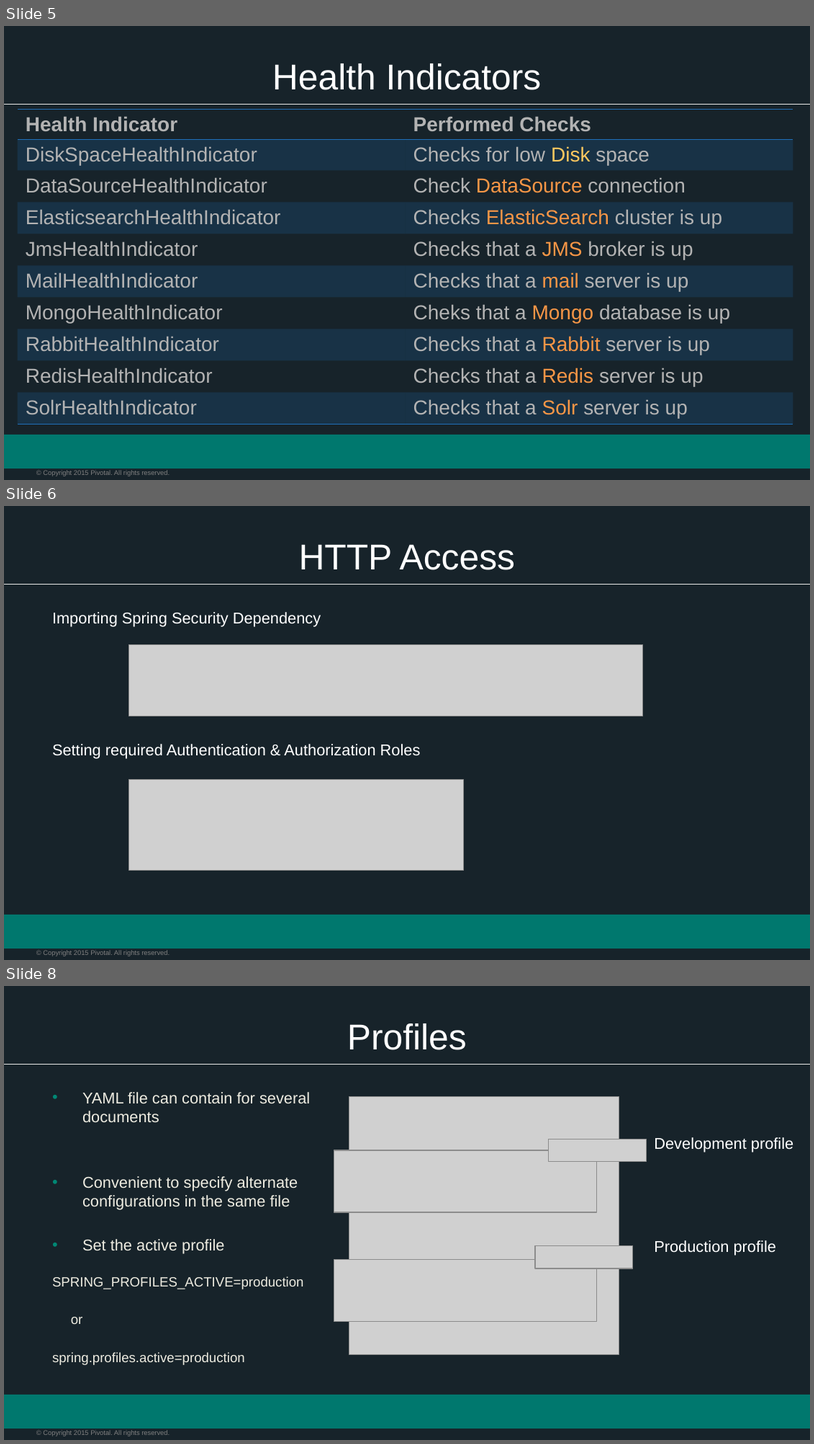
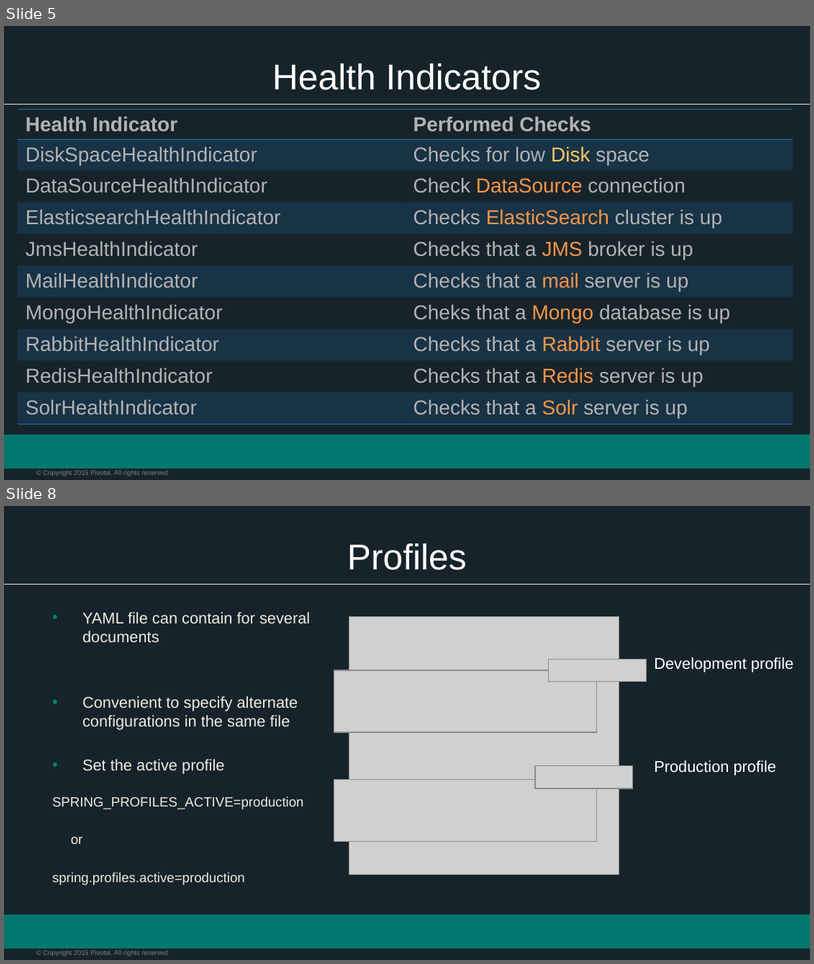
Before and after one commit to vmware-archive/devops-workshop, a slide deck: presentations/102 - Intro to Spring Boot/Session_4_Advanced_Boot.pptx. Shown one above the other, each under a label of ours: slides 5, 6 and 8 before the commit, slides 5 and 8 after it; the slides between them are not shown. The pictures are 814x1444 and 814x964 pixels, drawn with LibreOffice and Linux fonts; fonts in the diff are those of the drawing; grey boxes stand for pictures; background and template pictures are left out. Boxes give left, top, right and bottom in pixels: in the first picture for what was removed or moved away, otherwise in the second. Text is boxed around its words. In the diff, an @@ line names an element or a change of style, - is before the commit and + after.

```diff
--- a/presentations/102 - Intro to Spring Boot/Session_4_Advanced_Boot.pptx
+++ b/presentations/102 - Intro to Spring Boot/Session_4_Advanced_Boot.pptx
@@ slide 6 removed at [4,506,810,960], background #17232A; not listed: 3 template elements that a slide beside it also shows @@
@@ title removed at [299,544,515,570] @@
-HTTP Access
@@ text removed at [52,612,421,758] @@
-Importing Spring Security Dependency
-Setting required Authentication & Authorization Roles
@@ picture removed at [129,645,643,716] @@
@@ picture removed at [129,780,463,870] @@
```
Also in this commit, not shown: 3 slides changed, 1 slide added, 7 other files.
